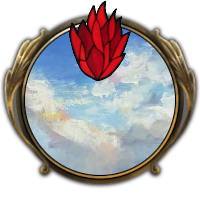
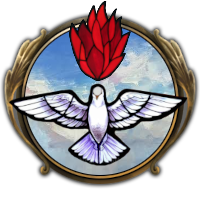
Comparing the layer stacks of the two w=200, h=200 images. Changes:
added layer "Dove of the Holy Spirit.png copy" above "Pasted Layer" over [8, 83, 188, 166]